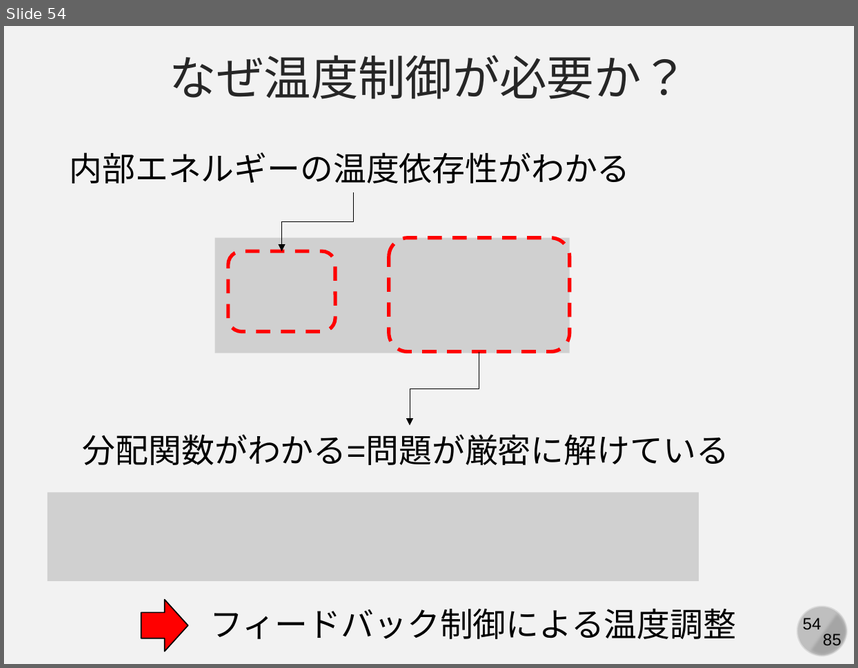
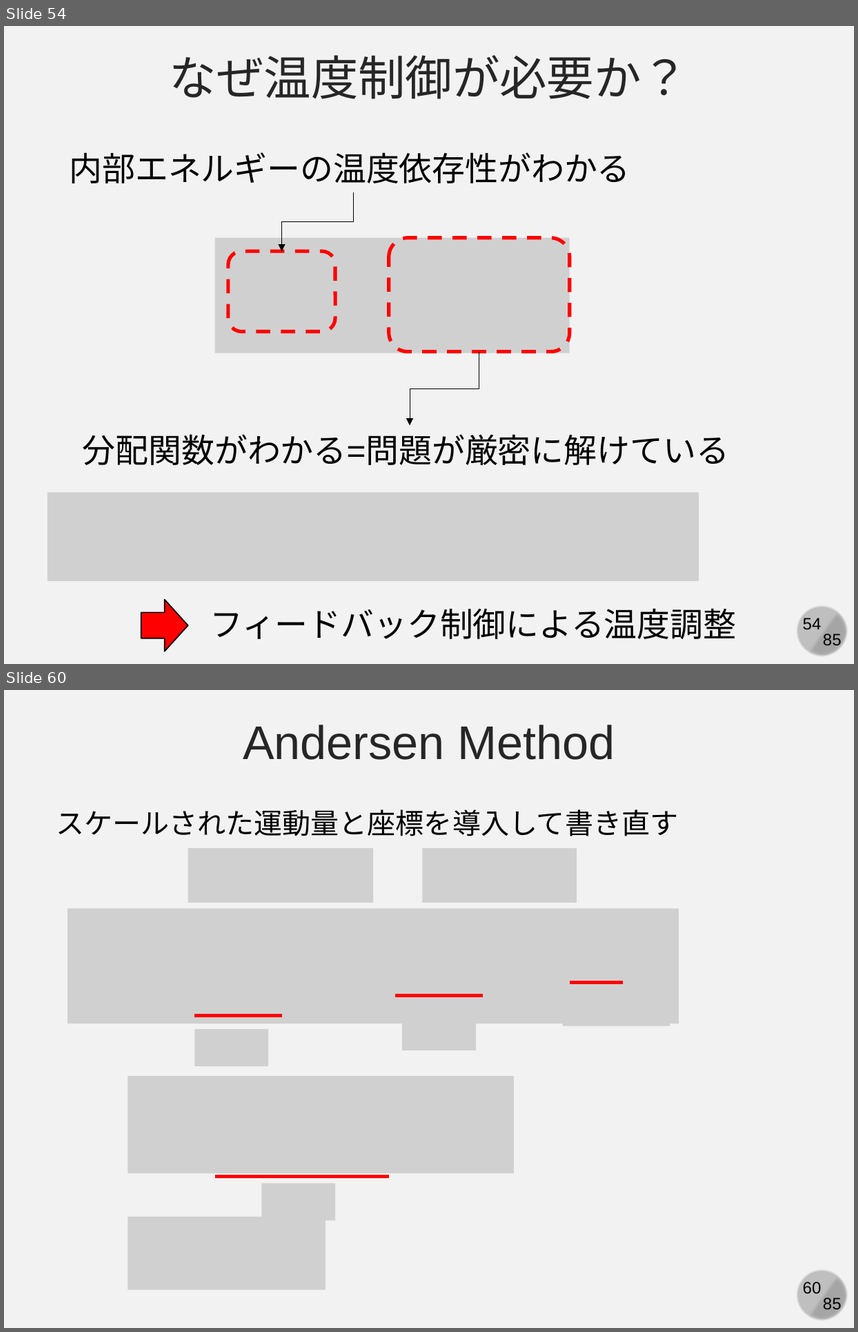
Before and after one commit to kaityo256/simulation_engineering, a slide deck: 06_md_observable/simulation06.pptx. Shown one above the other, each under a label of ours: slide 54 before the commit, slides 54 and 60 after it; the slides between them are not shown. The pictures are 858x668 and 858x1332 pixels, drawn with LibreOffice and Linux fonts; fonts in the diff are those of the drawing; grey boxes stand for pictures. Boxes give left, top, right and bottom in pixels: in the first picture for what was removed or moved away, otherwise in the second. Text is boxed around its words. In the diff, an @@ line names an element or a change of style, - is before the commit and + after.

```diff
--- a/06_md_observable/simulation06.pptx
+++ b/06_md_observable/simulation06.pptx
@@ slide 60 added at <box>4,690,854,1328</box>, background #F2F2F2; not listed: 4 template elements that a slide beside it also shows @@
@@ text added at <box>243,724,615,760</box>, 40 pt, text #262626 @@
+Andersen Method
@@ text added at <box>56,809,678,836</box>, 24 pt, text #000000 @@
+スケールされた運動量と座標を導入して書き直す
@@ picture added at <box>188,848,374,903</box> @@
@@ picture added at <box>422,848,576,903</box> @@
@@ picture added at <box>67,909,679,1023</box> @@
@@ line added from (396, 995) to (483, 995), #FF0000 3 pt @@
@@ picture added at <box>562,988,670,1026</box> @@
@@ line added from (569, 983) to (623, 983), #FF0000 3 pt @@
@@ line added from (194, 1016) to (282, 1016), #FF0000 3 pt @@
@@ picture added at <box>403,1009,477,1050</box> @@
@@ picture added at <box>194,1029,268,1067</box> @@
@@ picture added at <box>128,1076,514,1173</box> @@
@@ line added from (215, 1176) to (389, 1176), #FF0000 3 pt @@
@@ picture added at <box>261,1183,335,1221</box> @@
@@ picture added at <box>128,1216,326,1290</box> @@
```
Also in this commit, not shown: 1 slide changed, 7 other slides added.
